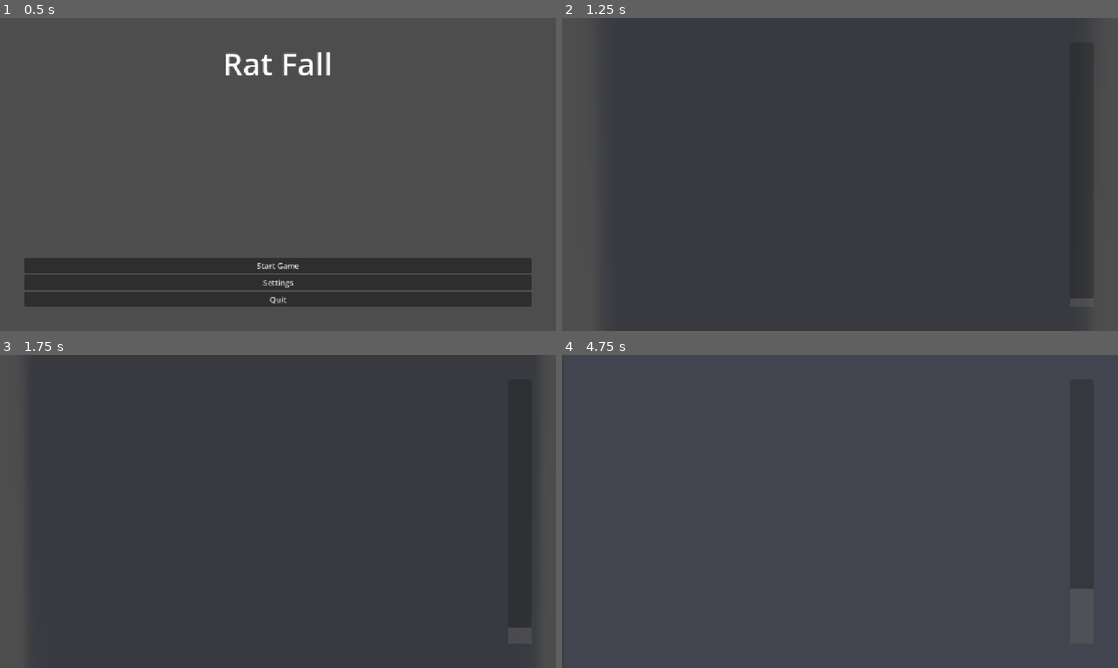
Above: before the commit, frames 1-4 (two rows, left to right).
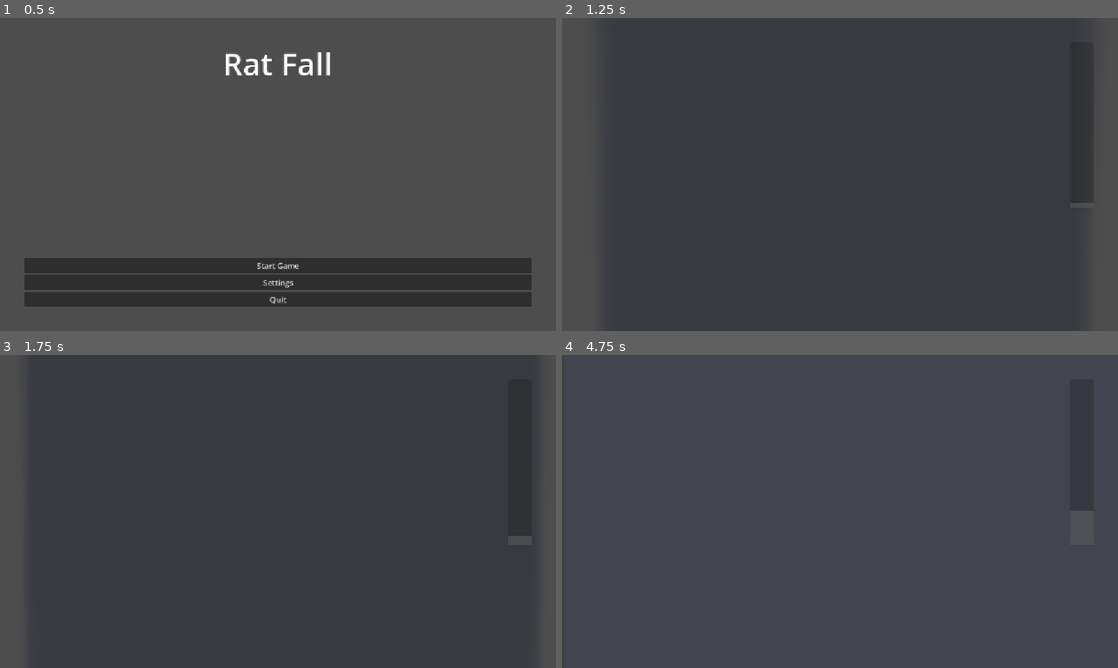
Above: after the commit, the same moments.

Repository: eebysheebstudio-hue/RatFall
Game: Godot game, scene res://Scenes/BootLevel.tscn
Two runs of this game, one before a commit and one after it. Both use one fixed random seed, a clock stepped at 60 frames per second and the inputs below. The engine's default icon, where the game draws it, is replaced by a stand-in: a white triangle on a blue panel in a dark square.
Inputs:
- Up to frame 1 (0.5 s): no input
- Up to frame 2 (1.25 s): click "Start Game" at 0.5 s
- Up to frame 3 (1.75 s): tap Enter (ui_accept) at 1.25, 1.52 s; hold Right (ui_right) from 1.28 s (still down)
- Up to frame 4 (4.75 s): tap Enter (ui_accept) at 2.27, 3.77, 4.25, 4.52 s; release Right (ui_right) at 2.78 s; hold Left (ui_left) 2.78-3.53 s; hold Right (ui_right) from 3.53 s (still down)

Frame 1 is identical in both runs. In frame 2, less than 0.1% of the frame differs, in the area x 91-96%, y 59-93%; in frame 3, 0.1%; in frame 4, 0.5%, in the area x 91-96%, y 49-61%.

Commit message:
Add more things to hill hud

Diff:
--- a/Scenes/Hill.tscn
+++ b/Scenes/Hill.tscn
@@ -5,6 +5,7 @@
 [ext_resource type="PackedScene" uid="uid://cpv7c16wg1g6m" path="res://Scenes/UI/HillProgressBar.tscn" id="2_kgtut"]
 [ext_resource type="Texture2D" uid="uid://cdhhm1tmv66xb" path="res://icon.svg" id="3_5w2i3"]
 [ext_resource type="PackedScene" uid="uid://slfed6uk1a0u" path="res://Scenes/Camera.tscn" id="3_8xj3v"]
+[ext_resource type="PackedScene" uid="uid://lo3enc16f3xs" path="res://Scenes/UI/HillHud.tscn" id="6_q62r0"]
 
 [sub_resource type="WorldBoundaryShape2D" id="WorldBoundaryShape2D_g4v7s"]
 
@@ -60,19 +61,27 @@
 
 [node name="CanvasLayer" type="CanvasLayer" parent="." unique_id=1369945536]
 
-[node name="MarginContainer" type="MarginContainer" parent="CanvasLayer" unique_id=615657957]
+[node name="BoxContainer" type="VBoxContainer" parent="CanvasLayer" unique_id=412102664]
 anchors_preset = 15
 anchor_right = 1.0
 anchor_bottom = 1.0
 grow_horizontal = 2
 grow_vertical = 2
+
+[node name="MarginContainer" type="MarginContainer" parent="CanvasLayer/BoxContainer" unique_id=615657957]
+layout_mode = 2
+size_flags_horizontal = 8
+size_flags_vertical = 3
 theme_override_constants/margin_left = 50
 theme_override_constants/margin_top = 50
 theme_override_constants/margin_right = 50
 theme_override_constants/margin_bottom = 50
 
-[node name="HillProgressBar" parent="CanvasLayer/MarginContainer" unique_id=730191033 instance=ExtResource("2_kgtut")]
+[node name="HillProgressBar" parent="CanvasLayer/BoxContainer/MarginContainer" unique_id=730191033 instance=ExtResource("2_kgtut")]
 layout_mode = 2
 size_flags_horizontal = 8
 
+[node name="HillHud" parent="CanvasLayer/BoxContainer" unique_id=1600366834 instance=ExtResource("6_q62r0")]
+layout_mode = 2
+
 [connection signal="body_entered" from="MovementNode/KillBox" to="." method="_on_kill_box_body_entered"]
--- /dev/null
+++ b/Scenes/UI/HillHud.tscn
@@ -0,0 +1,10 @@
+[gd_scene format=3 uid="uid://lo3enc16f3xs"]
+
+[node name="HillHud" type="Control" unique_id=1600366834]
+custom_minimum_size = Vector2(0, 200)
+layout_mode = 3
+anchors_preset = 15
+anchor_right = 1.0
+anchor_bottom = 1.0
+grow_horizontal = 2
+grow_vertical = 2
--- /dev/null
+++ b/Scenes/UI/PlayerHud.tscn
@@ -0,0 +1,58 @@
+[gd_scene format=3 uid="uid://ntjoko872gi3"]
+
+[ext_resource type="Texture2D" uid="uid://cdhhm1tmv66xb" path="res://icon.svg" id="1_tpfxl"]
+
+[sub_resource type="Gradient" id="Gradient_pi7ir"]
+offsets = PackedFloat32Array(0, 0.9952494, 1)
+colors = PackedColorArray(0.95961994, 0.95961994, 0.95961994, 1, 0, 0, 0, 1, 1, 1, 1, 1)
+
+[sub_resource type="GradientTexture1D" id="GradientTexture1D_g4v7s"]
+gradient = SubResource("Gradient_pi7ir")
+
+[node name="PlayerHud" type="Control" unique_id=587170444]
+custom_minimum_size = Vector2(300, 200)
+custom_maximum_size = Vector2(300, 200)
+layout_mode = 3
+anchors_preset = 15
+anchor_right = 1.0
+anchor_bottom = 1.0
+offset_right = -854.0
+offset_bottom = -452.0
+grow_horizontal = 2
+grow_vertical = 2
+
+[node name="Background" type="TextureRect" parent="." unique_id=1991078837]
+layout_mode = 1
+anchors_preset = 15
+anchor_right = 1.0
+anchor_bottom = 1.0
+grow_horizontal = 2
+grow_vertical = 2
+texture = SubResource("GradientTexture1D_g4v7s")
+expand_mode = 1
+
+[node name="MarginContainer" type="MarginContainer" parent="." unique_id=1954324190]
+layout_mode = 1
+anchors_preset = 15
+anchor_right = 1.0
+anchor_bottom = 1.0
+grow_horizontal = 2
+grow_vertical = 2
+theme_override_constants/margin_left = 20
+theme_override_constants/margin_top = 20
+theme_override_constants/margin_right = 20
+theme_override_constants/margin_bottom = 20
+
+[node name="HBoxContainer" type="HBoxContainer" parent="MarginContainer" unique_id=1677836116]
+layout_mode = 2
+size_flags_vertical = 4
+
+[node name="PowerUpIcon" type="TextureRect" parent="MarginContainer/HBoxContainer" unique_id=674048366]
+layout_mode = 2
+size_flags_horizontal = 2
+texture = ExtResource("1_tpfxl")
+
+[node name="Label" type="Label" parent="MarginContainer/HBoxContainer" unique_id=1069266847]
+layout_mode = 2
+size_flags_horizontal = 8
+text = "PlayerName"
--- a/Scenes/hill.gd
+++ b/Scenes/hill.gd
@@ -10,7 +10,6 @@
 func _ready() -> void:
 	hill_height = hill_top - hill_bottom
 	$MovementNode.position = Vector2(0, hill_bottom)
-	pass # Replace with function body.
 
 
 # Called every frame. 'delta' is the elapsed time since the previous frame.
@@ -18,7 +17,7 @@
 	if (percent_progress < 100):
 		percent_progress = percent_progress + (percent_progress_speed * delta)
 		$MovementNode.position = $MovementNode.position + Vector2(0, -hill_height * percent_progress / 100)
-		$CanvasLayer/MarginContainer/HillProgressBar.update_progress(percent_progress)
+		$CanvasLayer/BoxContainer/MarginContainer/HillProgressBar.update_progress(percent_progress)
 
 func _on_kill_box_body_entered(body: Node2D) -> void:
 	if body is Player:
